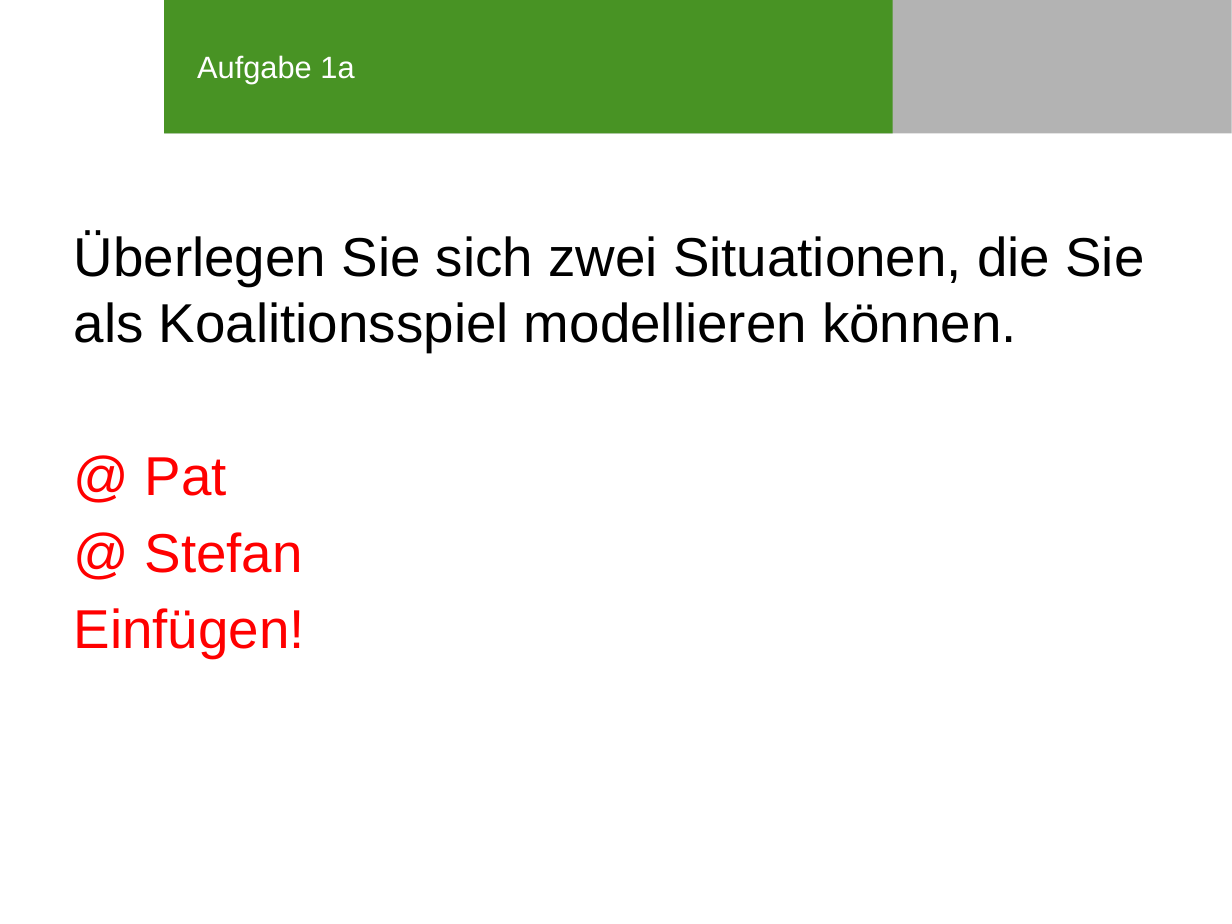
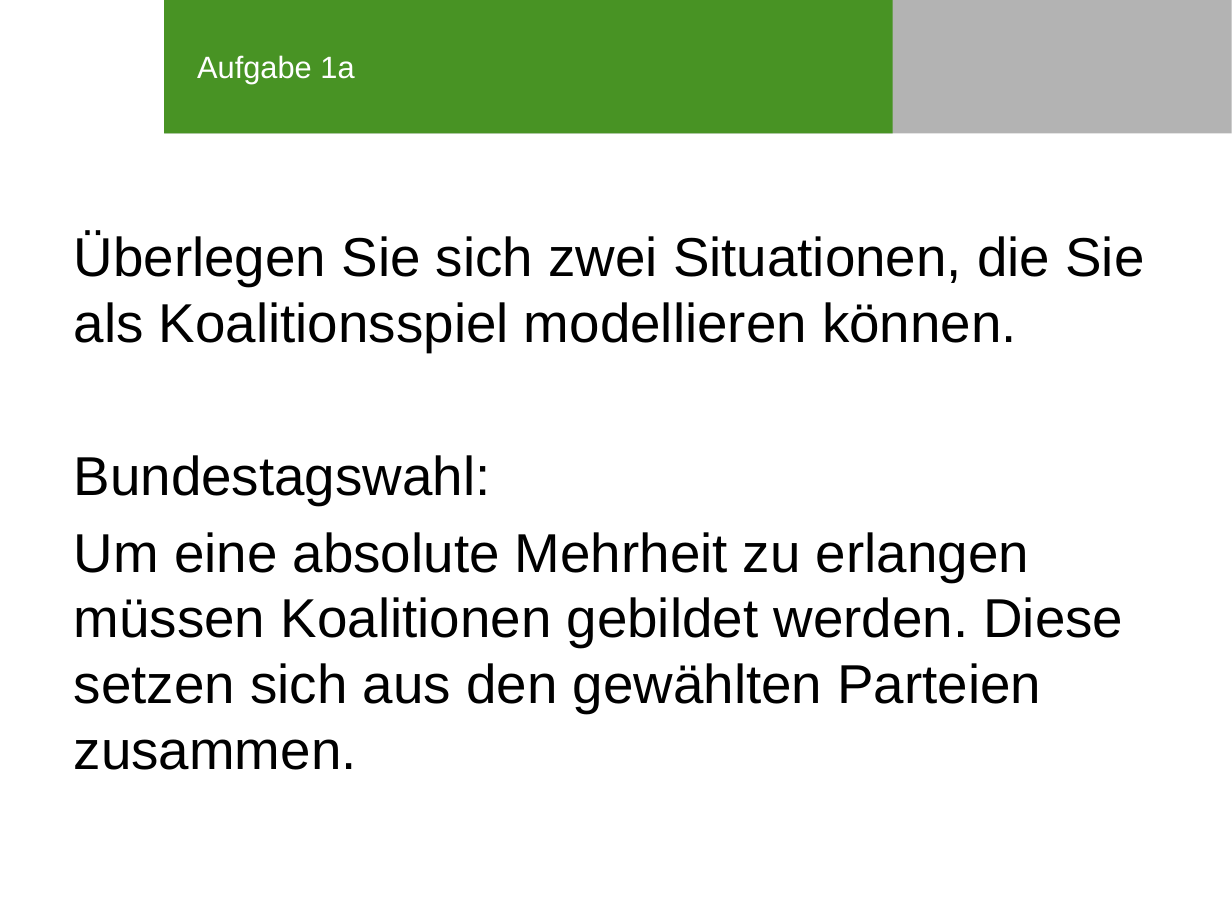
Before and after one commit to SOAS-Uni-Augsburg/ws16-17-group-10, a slide deck: slide 2 of Blatt-07/Präsentation_Blatt07_Aufgabe1.pptx. Drawn at 1232x924 pixels with LibreOffice and Linux fonts; fonts in the diff are those of the drawing; background and template pictures are left out. Boxes give left, top, right and bottom in pixels: in the first picture for what was removed or moved away, otherwise in the second. Text is boxed around its words. In the diff, an @@ line names an element or a change of style, - is before the commit and + after.

Commit message:
Präsi Überarbeitet
Hab alles rote überarbeitet... kann dann glaube ich abgeschickt werden

```diff
--- a/Blatt-07/Präsentation_Blatt07_Aufgabe1.pptx
+++ b/Blatt-07/Präsentation_Blatt07_Aufgabe1.pptx
@@ text at (74,455,1123,770): text changed; text colour #FF0000 to #000000 @@
-@ Pat
-@ Stefan
-Einfügen!
+Bundestagswahl:
+Um eine absolute Mehrheit zu erlangen müssen Koalitionen gebildet werden. Diese setzen sich aus den gewählten Parteien zusammen.
```
Also in this commit, not shown: 2 other slides changed.
